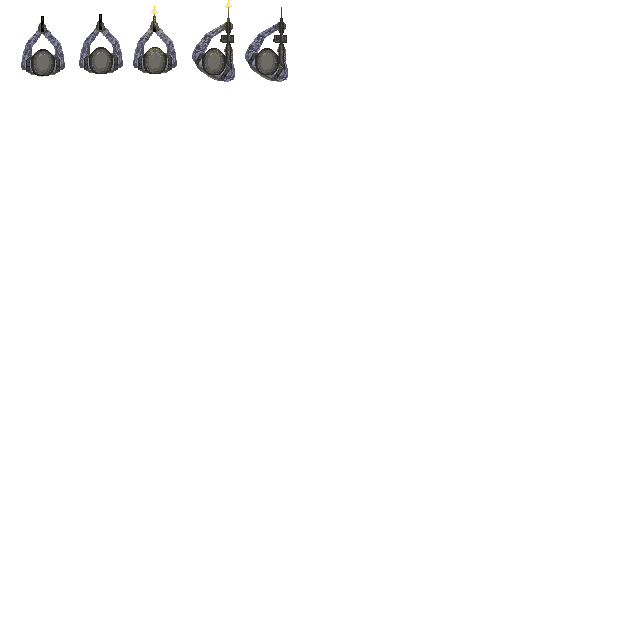
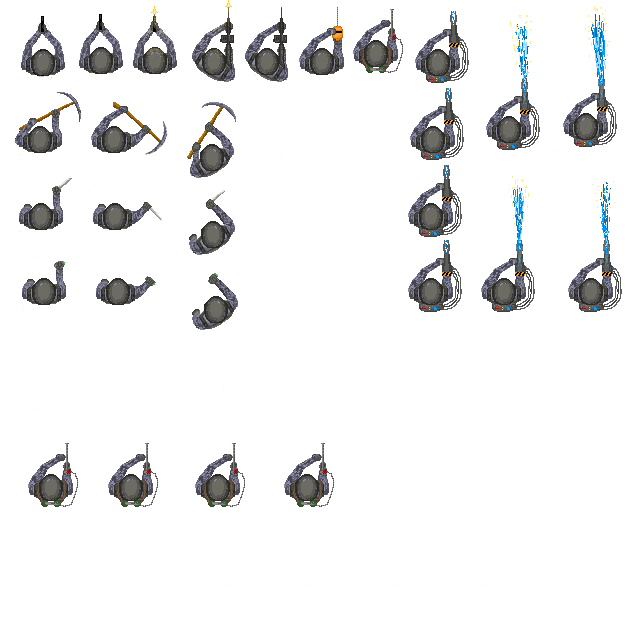
Layers edited between the first and the second 640px x 640px image:
added layer "Слой 60" above "Слой 62" over 37, 268, 245, 410
added layer "Слой 62" above "Слой 59" over 54, 261, 218, 286
added layer "PistolIdle" (1st of 22) above "Слой 58" over 16, 248, 224, 390
added layer "PistolIdle" (2nd of 22) above "Слой 57" over 90, 248, 298, 390
added layer "Слой 54" above "Слой 53" over 34, 193, 242, 335
added layer "PistolIdle" (3rd of 22) above "Слой 56" over 13, 173, 221, 315
added layer "PistolIdle" (4th of 22) above "Слой 51" over 87, 173, 295, 315
added layer "Слой 49" above "Слой 48" over 33, 116, 241, 258
added layer "PistolIdle" (5th of 22) above "Слой 34" over 403, 248, 611, 390
added layer "PistolIdle" (6th of 22) above "Слой 32" over 403, 173, 611, 315
added layer "PistolIdle" (7th of 22) above "Слой 42" over 563, 248, 619, 308
added layer "PistolIdle" (8th of 22) above "Слой 40" over 476, 248, 532, 308
added layer "PistolIdle" (9th of 22) above "Слой 38" over 558, 83, 614, 143
added layer "PistolIdle" (11th of 22) above "Слой 30" over 405, 96, 613, 238
added layer "PistolIdle" (12th of 22) above "Слой 75" over 279, 444, 487, 586
added layer "PistolIdle" (13th of 22) above "Слой 73" over 190, 444, 398, 586
added layer "PistolIdle" (14th of 22) above "Слой 71" over 103, 444, 311, 586
added layer "PistolIdle" (15th of 22) above "Слой 69" over 23, 444, 231, 586
added layer "PistolIdle" (16th of 22) above "Слой 28" over 348, 10, 556, 152
added layer "PistolIdle" (17th of 22) above "Слой 29" over 410, 19, 618, 161
added layer "PistolIdle" (18th of 22) above "Слой 44" over 12, 96, 220, 238
added layer "PistolIdle" (19th of 22) above "Слой 45" over 86, 101, 294, 238
added layer "PistolIdle" (20th of 22) above "Слой 47" over 294, 18, 502, 160
added layer "Слой 47" above "Слой 46" over 187, 102, 237, 170
…and 57 more changes (57 added)
